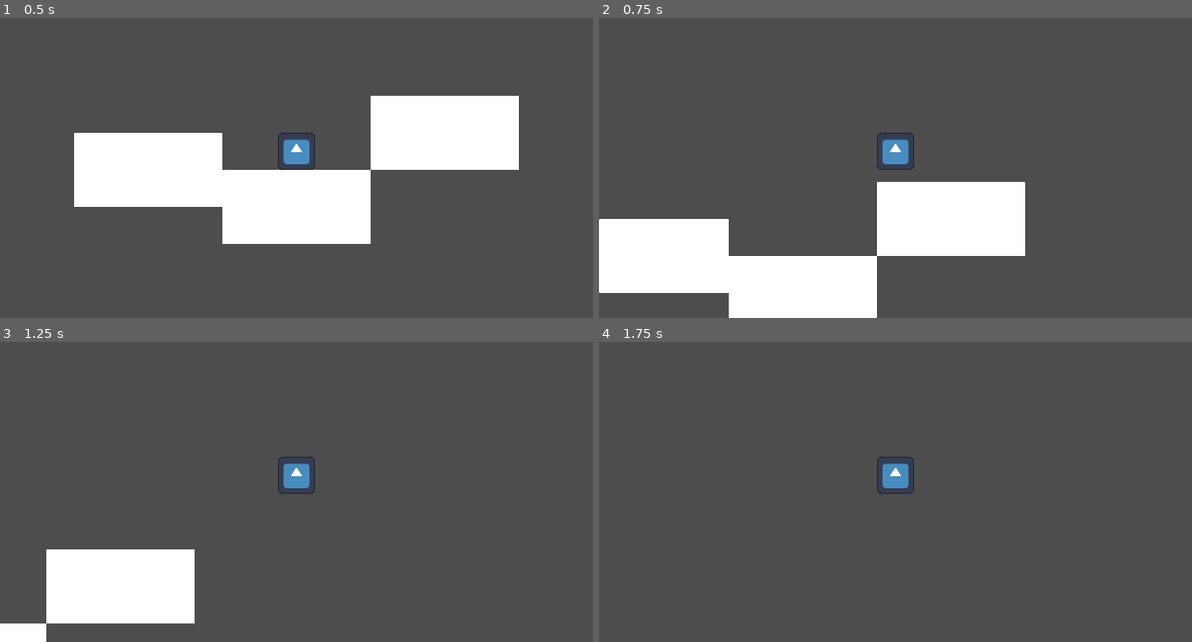
Above: before the commit, frames 1-4 (two rows, left to right).
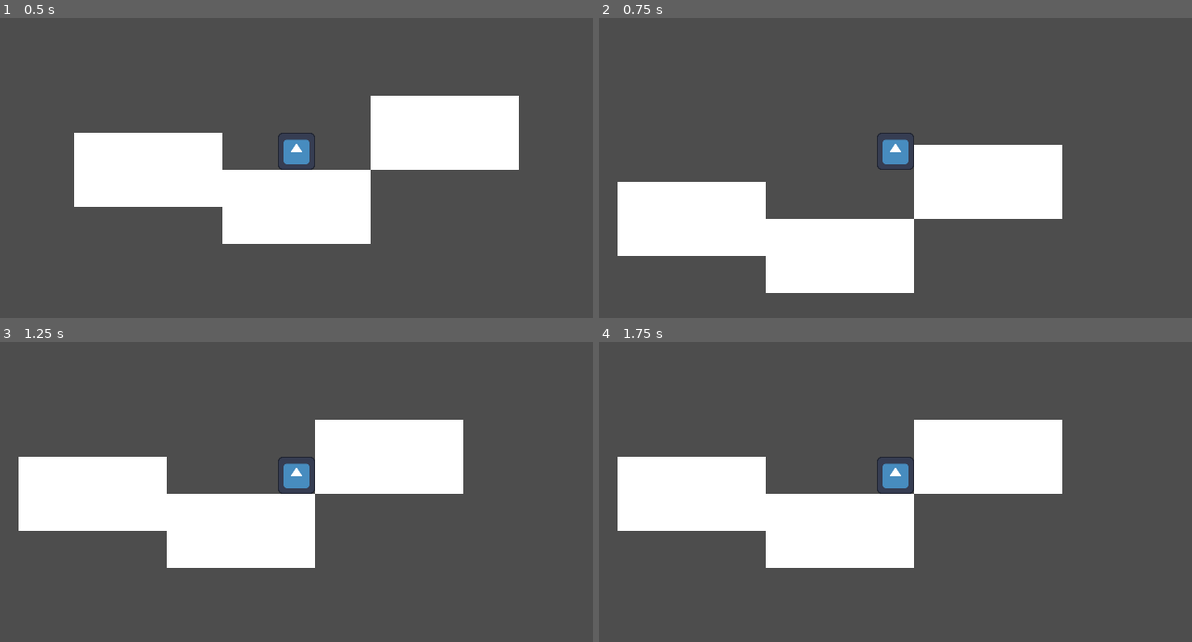
Above: after the commit, the same moments.

Repository: FoxParadeAFK/Lappland-Legato
Game: Godot game, scene res://scenes/tests/test_player_scene.tscn
Same seed, same stepped clock (60 frames per second), same inputs: the game is played once before the commit and once after it. The engine's default icon, where the game draws it, is replaced by a stand-in: a white triangle on a blue panel in a dark square.
Inputs:
- Up to frame 1 (0.5 s): no input
- Up to frame 2 (0.75 s): tap Enter (ui_accept) at 0.5, 0.6 s; hold Right (ui_right) from 0.53 s (still down)
- Up to frame 3 (1.25 s): keep holding Right (ui_right); tap Enter (ui_accept) at 0.77, 1.07 s
- Up to frame 4 (1.75 s): keep holding Right (ui_right); tap Enter (ui_accept) at 1.35, 1.52 s

Frame 1 is identical in both runs. In frame 2, 20% of the frame differs, in the area x 0-79%, y 42-100%; in frame 3, 25%, in the area x 0-79%, y 25-100%; in frame 4, 19%.

Commit message:
Fairly delicate vertical release buffer

Diff:
--- a/lappland-legato/scenes/player.tscn
+++ b/lappland-legato/scenes/player.tscn
@@ -45,3 +45,8 @@
 process_callback = 0
 wait_time = 0.1
 one_shot = true
+
+[node name="VerticalInputReleasedBufferTimer" type="Timer" parent="." unique_id=850769526]
+process_callback = 0
+wait_time = 0.15
+one_shot = true
--- a/lappland-legato/scripts/player/in_air_state.gd
+++ b/lappland-legato/scripts/player/in_air_state.gd
@@ -3,8 +3,14 @@
 func enter() -> void: pass
 
 func physics_update(_delta: float) -> void:
+	var gravity: int = player.GRAVITY
+	if sign(player.velocity.y) == -1 and player.vertical_input_released:
+		player.velocity.y *= 0.6
+		player.vertical_input_released = false
+		player.vertical_input_released_buffer_timer.stop()
+
 	player.velocity.x = player.horizontal_input * player.HORIZONTAL_VELOCITY
-	player.velocity.y += player.GRAVITY * _delta
+	player.velocity.y += gravity * _delta
 
 	if player.is_on_floor() and player.horizontal_input == 0: player.transition_state(player.idle_state)
 	elif player.is_on_floor() and player.horizontal_input != 0: player.transition_state(player.move_state)
--- a/lappland-legato/scripts/player/player.gd
+++ b/lappland-legato/scripts/player/player.gd
@@ -21,8 +21,10 @@
 enum {HORIZONTAL_VELOCITY = 100, VERTICAL_VELOCITY = 140, GRAVITY = 650}
 var horizontal_input: float
 var vertical_input: bool
+var vertical_input_released: bool
 
 var vertical_input_buffer_timer: Timer
+var vertical_input_released_buffer_timer: Timer
 
 func _ready() -> void:
 	idle_state = get_state("FiniteStateMachine/IdleState", "idle")
@@ -33,10 +35,13 @@
 
 	vertical_input_buffer_timer = get_node_or_null("VerticalInputBufferTimer")
 	vertical_input_buffer_timer.timeout.connect(func() -> void: vertical_input = false)
+	vertical_input_released_buffer_timer = get_node_or_null("VerticalInputReleasedBufferTimer")
+	vertical_input_released_buffer_timer.timeout.connect(func() -> void: vertical_input_released = false)
 
 func _physics_process(_delta: float) -> void:
 	horizontal_input = Input.get_axis("ui_left", "ui_right")
 	vertical_input_buffer(Input.is_action_just_pressed("ui_accept"))
+	vertical_input_released_buffer(Input.is_action_just_released("ui_accept"))
 	current_state.physics_update(_delta)
 
 	move_and_slide()
@@ -46,3 +51,9 @@
 
 	vertical_input = true
 	vertical_input_buffer_timer.start()
+
+func vertical_input_released_buffer(_vertical_input_released: bool) -> void:
+	if not _vertical_input_released or vertical_input_released_buffer_timer.time_left != 0: return
+
+	vertical_input_released = true
+	vertical_input_released_buffer_timer.start()
